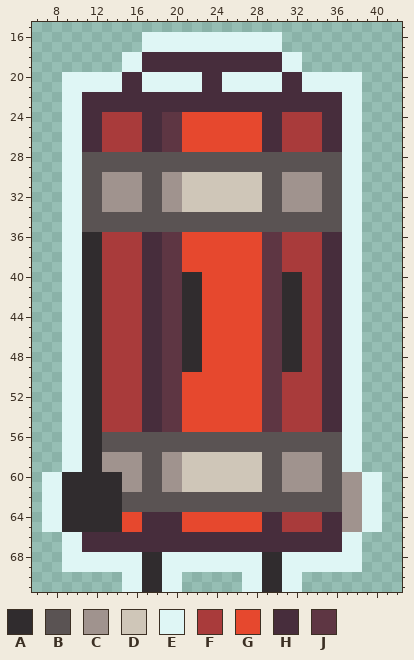
Sprite sheet -- img/player.png. The picture above is the old version.
The file is 48x72 pixels. Shown: x 6..42, y 15..71.
Palette (. is transparent): A #302c2e  B #5a5353  C #a0938e  D #cfc6b8  E #dff6f5  F #a93b3b  G #e6482e  H #472d3c  J #5e3643
The result:
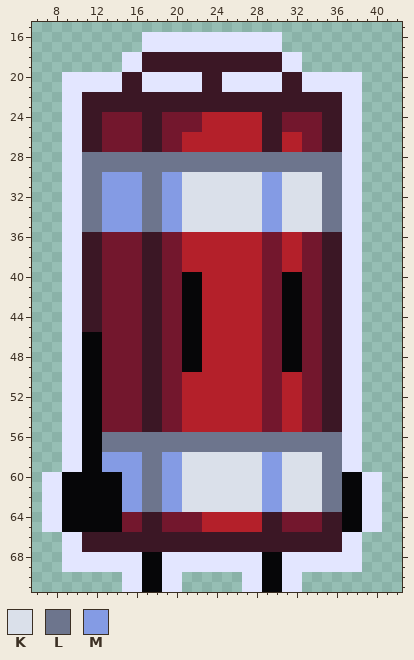
Colours new in this view: K #dae0ea  L #6d758d  M #849be4
Difference:
@@ palette @@
-A #302c2e
+A #060608
-E #dff6f5
+E #e3e6ff
-F #a93b3b
+F #73172d
-G #e6482e
+G #b4202a
-H #472d3c
+H #3b1725
@@ x 6..42 @@
 23 ...EEHHHHHHHHHHHHHHHHHHHHHHHHHHEE....
-24 ...EEHHFFFFHHJJGGGGGGGGHHFFFFHHEE....
-25 ...EEHHFFFFHHJJGGGGGGGGHHFFFFHHEE....
-26 ...EEHHFFFFHHJJGGGGGGGGHHFFFFHHEE....
-27 ...EEHHFFFFHHJJGGGGGGGGHHFFFFHHEE....
-28 ...EEBBBBBBBBBBBBBBBBBBBBBBBBBBEE....
-29 ...EEBBBBBBBBBBBBBBBBBBBBBBBBBBEE....
-30 ...EEBBCCCCBBCCDDDDDDDDBBCCCCBBEE....
-31 ...EEBBCCCCBBCCDDDDDDDDBBCCCCBBEE....
-32 ...EEBBCCCCBBCCDDDDDDDDBBCCCCBBEE....
-33 ...EEBBCCCCBBCCDDDDDDDDBBCCCCBBEE....
-34 ...EEBBBBBBBBBBBBBBBBBBBBBBBBBBEE....
-35 ...EEBBBBBBBBBBBBBBBBBBBBBBBBBBEE....
-36 ...EEAAFFFFHHJJGGGGGGGGJJFFFFHHEE....
-37 ...EEAAFFFFHHJJGGGGGGGGJJFFFFHHEE....
-38 ...EEAAFFFFHHJJGGGGGGGGJJFFFFHHEE....
-39 ...EEAAFFFFHHJJGGGGGGGGJJFFFFHHEE....
-40 ...EEAAFFFFHHJJAAGGGGGGJJAAFFHHEE....
-41 ...EEAAFFFFHHJJAAGGGGGGJJAAFFHHEE....
-42 ...EEAAFFFFHHJJAAGGGGGGJJAAFFHHEE....
-43 ...EEAAFFFFHHJJAAGGGGGGJJAAFFHHEE....
-44 ...EEAAFFFFHHJJAAGGGGGGJJAAFFHHEE....
-45 ...EEAAFFFFHHJJAAGGGGGGJJAAFFHHEE....
-46 ...EEAAFFFFHHJJAAGGGGGGJJAAFFHHEE....
-47 ...EEAAFFFFHHJJAAGGGGGGJJAAFFHHEE....
-48 ...EEAAFFFFHHJJAAGGGGGGJJAAFFHHEE....
-49 ...EEAAFFFFHHJJAAGGGGGGJJAAFFHHEE....
-50 ...EEAAFFFFHHJJGGGGGGGGJJFFFFHHEE....
-51 ...EEAAFFFFHHJJGGGGGGGGJJFFFFHHEE....
-52 ...EEAAFFFFHHJJGGGGGGGGJJFFFFHHEE....
-53 ...EEAAFFFFHHJJGGGGGGGGJJFFFFHHEE....
-54 ...EEAAFFFFHHJJGGGGGGGGJJFFFFHHEE....
-55 ...EEAAFFFFHHJJGGGGGGGGJJFFFFHHEE....
-56 ...EEAABBBBBBBBBBBBBBBBBBBBBBBBEE....
-57 ...EEAABBBBBBBBBBBBBBBBBBBBBBBBEE....
-58 ...EEAACCCCBBCCDDDDDDDDBBCCCCBBEE....
-59 ...EEAACCCCBBCCDDDDDDDDBBCCCCBBEE....
-60 .EEAAAAAACCBBCCDDDDDDDDBBCCCCBBCCEE..
-61 .EEAAAAAACCBBCCDDDDDDDDBBCCCCBBCCEE..
-62 .EEAAAAAABBBBBBBBBBBBBBBBBBBBBBCCEE..
-63 .EEAAAAAABBBBBBBBBBBBBBBBBBBBBBCCEE..
-64 .EEAAAAAAGGHHHHGGGGGGGGHHFFFFHHCCEE..
-65 .EEAAAAAAGGHHHHGGGGGGGGHHFFFFHHCCEE..
+24 ...EEHHFFFFHHFFFFGGGGGGHHFFFFHHEE....
+25 ...EEHHFFFFHHFFFFGGGGGGHHFFFFHHEE....
+26 ...EEHHFFFFHHFFGGGGGGGGHHGGFFHHEE....
+27 ...EEHHFFFFHHFFGGGGGGGGHHGGFFHHEE....
+28 ...EELLLLLLLLLLLLLLLLLLLLLLLLLLEE....
+29 ...EELLLLLLLLLLLLLLLLLLLLLLLLLLEE....
+30 ...EELLMMMMLLMMKKKKKKKKMMKKKKLLEE....
+31 ...EELLMMMMLLMMKKKKKKKKMMKKKKLLEE....
+32 ...EELLMMMMLLMMKKKKKKKKMMKKKKLLEE....
+33 ...EELLMMMMLLMMKKKKKKKKMMKKKKLLEE....
+34 ...EELLMMMMLLMMKKKKKKKKMMKKKKLLEE....
+35 ...EELLMMMMLLMMKKKKKKKKMMKKKKLLEE....
+36 ...EEHHFFFFHHFFGGGGGGGGFFGGFFHHEE....
+37 ...EEHHFFFFHHFFGGGGGGGGFFGGFFHHEE....
+38 ...EEHHFFFFHHFFGGGGGGGGFFGGFFHHEE....
+39 ...EEHHFFFFHHFFGGGGGGGGFFGGFFHHEE....
+40 ...EEHHFFFFHHFFAAGGGGGGFFAAFFHHEE....
+41 ...EEHHFFFFHHFFAAGGGGGGFFAAFFHHEE....
+42 ...EEHHFFFFHHFFAAGGGGGGFFAAFFHHEE....
+43 ...EEHHFFFFHHFFAAGGGGGGFFAAFFHHEE....
+44 ...EEHHFFFFHHFFAAGGGGGGFFAAFFHHEE....
+45 ...EEHHFFFFHHFFAAGGGGGGFFAAFFHHEE....
+46 ...EEAAFFFFHHFFAAGGGGGGFFAAFFHHEE....
+47 ...EEAAFFFFHHFFAAGGGGGGFFAAFFHHEE....
+48 ...EEAAFFFFHHFFAAGGGGGGFFAAFFHHEE....
+49 ...EEAAFFFFHHFFAAGGGGGGFFAAFFHHEE....
+50 ...EEAAFFFFHHFFGGGGGGGGFFGGFFHHEE....
+51 ...EEAAFFFFHHFFGGGGGGGGFFGGFFHHEE....
+52 ...EEAAFFFFHHFFGGGGGGGGFFGGFFHHEE....
+53 ...EEAAFFFFHHFFGGGGGGGGFFGGFFHHEE....
+54 ...EEAAFFFFHHFFGGGGGGGGFFGGFFHHEE....
+55 ...EEAAFFFFHHFFGGGGGGGGFFGGFFHHEE....
+56 ...EEAALLLLLLLLLLLLLLLLLLLLLLLLEE....
+57 ...EEAALLLLLLLLLLLLLLLLLLLLLLLLEE....
+58 ...EEAAMMMMLLMMKKKKKKKKMMKKKKLLEE....
+59 ...EEAAMMMMLLMMKKKKKKKKMMKKKKLLEE....
+60 .EEAAAAAAMMLLMMKKKKKKKKMMKKKKLLAAEE..
+61 .EEAAAAAAMMLLMMKKKKKKKKMMKKKKLLAAEE..
+62 .EEAAAAAAMMLLMMKKKKKKKKMMKKKKLLAAEE..
+63 .EEAAAAAAMMLLMMKKKKKKKKMMKKKKLLAAEE..
+64 .EEAAAAAAFFHHFFFFGGGGGGHHFFFFHHAAEE..
+65 .EEAAAAAAFFHHFFFFGGGGGGHHFFFFHHAAEE..
 66 ...EEHHHHHHHHHHHHHHHHHHHHHHHHHHEE....
Where, in picture pixels (left, top, right, bottom), the same in both pictures:
changed: (42, 32, 382, 592)
